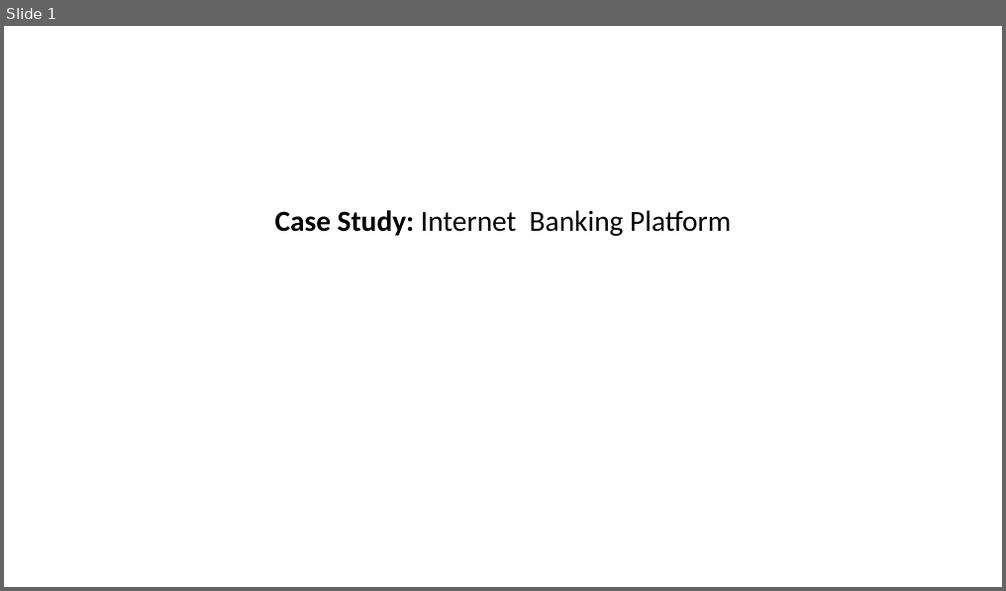
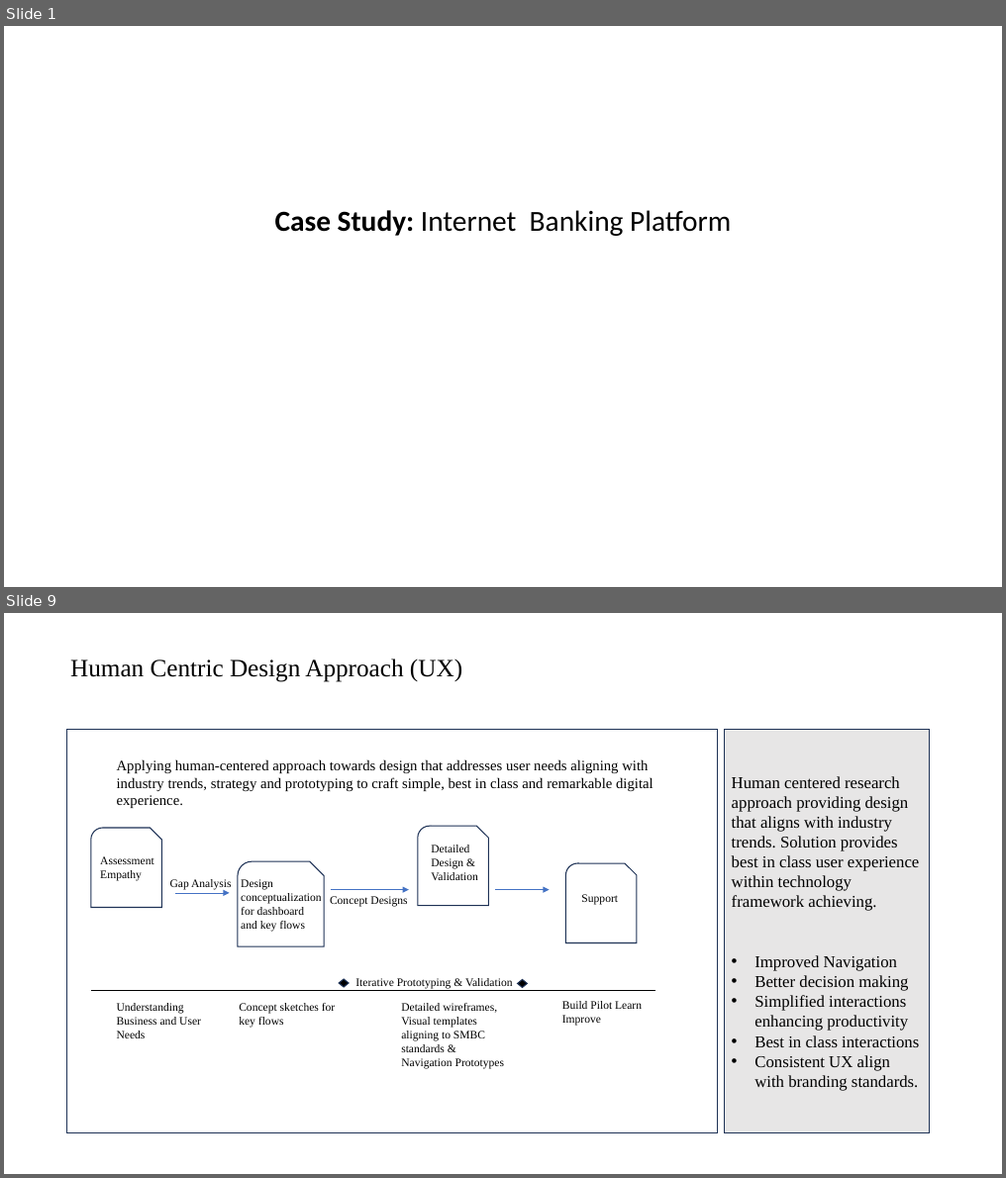
Before and after one commit to itsmeneeraj/alpha, a slide deck: Study - Note.pptx. Shown one above the other, each under a label of ours: slide 1 before the commit, slides 1 and 9 after it; the slides between them are not shown. The pictures are 1006x591 and 1006x1178 pixels, drawn with LibreOffice and Linux fonts; fonts in the diff are those of the drawing. Boxes give left, top, right and bottom in pixels: in the first picture for what was removed or moved away, otherwise in the second. Text is boxed around its words. In the diff, an @@ line names an element or a change of style, - is before the commit and + after.

```diff
--- a/Study - Note.pptx
+++ b/Study - Note.pptx
@@ slide 9 added at (x1=4, y1=613, x2=1002, y2=1174), background #FFFFFF @@
@@ text added at (x1=70, y1=659, x2=462, y2=682), 24 pt, text #000000 @@
+Human Centric Design Approach (UX)
@@ rectangle added at (x1=724, y1=730, x2=930, y2=1134), fill #E7E6E6, outline #1E3256 1 pt, 16 pt, text #000000 @@
+Human centered research approach providing design that aligns with industry trends. Solution provides best in class user experience within technology framework achieving.
+• Improved Navigation
+• Better decision making
+• Simplified interactions enhancing productivity
+• Best in class interactions
+• Consistent UX align with branding standards.
@@ text added at (x1=170, y1=879, x2=231, y2=890), 11 pt, text #000000 @@
+Gap Analysis
@@ text added at (x1=330, y1=896, x2=407, y2=907), 11 pt, text #000000 @@
+Concept Designs
@@ group added at (x1=67, y1=730, x2=718, y2=1134): 9 texts, 4 snip round rects, 3 arrows, 1 rectangle, 1 line @@
+Applying human-centered approach towards design that addresses user needs aligning with industry trends, strategy and prototyping to craft simple, best in class and remarkable digital experience.
+Understanding Business and User Needs
+Concept sketches for key flows
+Detailed wireframes, Visual templates aligning to SMBC standards & Navigation Prototypes
+Build Pilot Learn Improve
+Assessment Empathy
+Design conceptualization for dashboard and key flows
+Detailed Design & Validation
+Support
@@ diamond added at (x1=339, y1=979, x2=349, y2=987), fill #000000, outline #1E3256 1 pt @@
@@ text added at (x1=355, y1=978, x2=513, y2=989), 11 pt, text #000000 @@
+Iterative Prototyping & Validation
@@ diamond added at (x1=518, y1=980, x2=528, y2=988), fill #000000, outline #1E3256 1 pt @@
```
Also in this commit, not shown: 6 slides changed, 5 slides removed.
